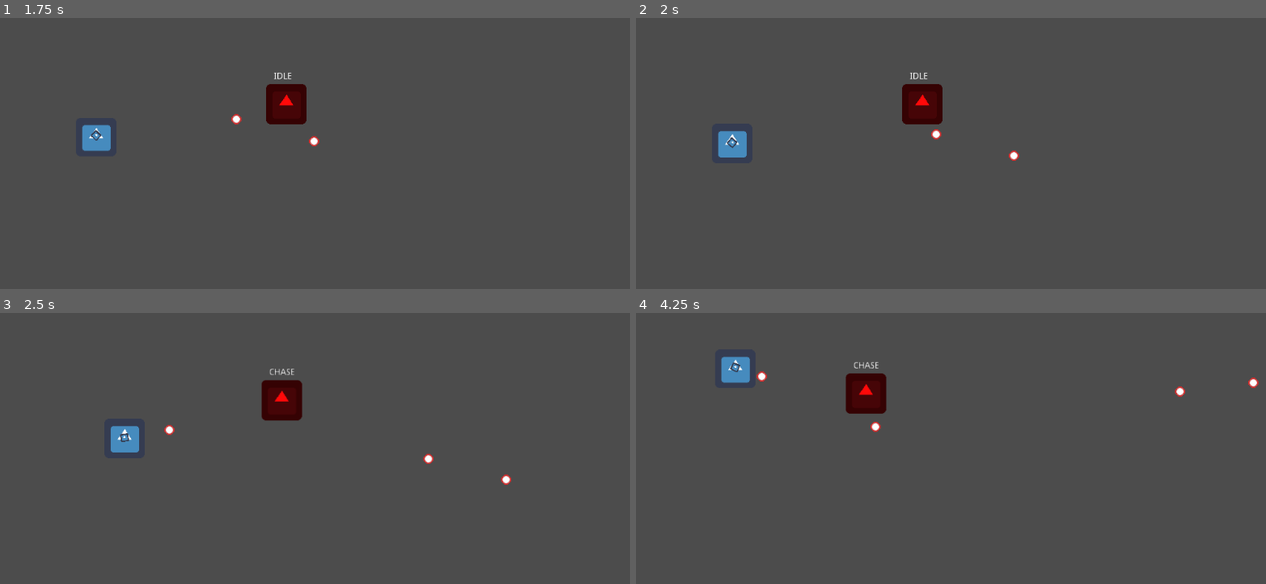
Above: before the commit, frames 1-4 (two rows, left to right).
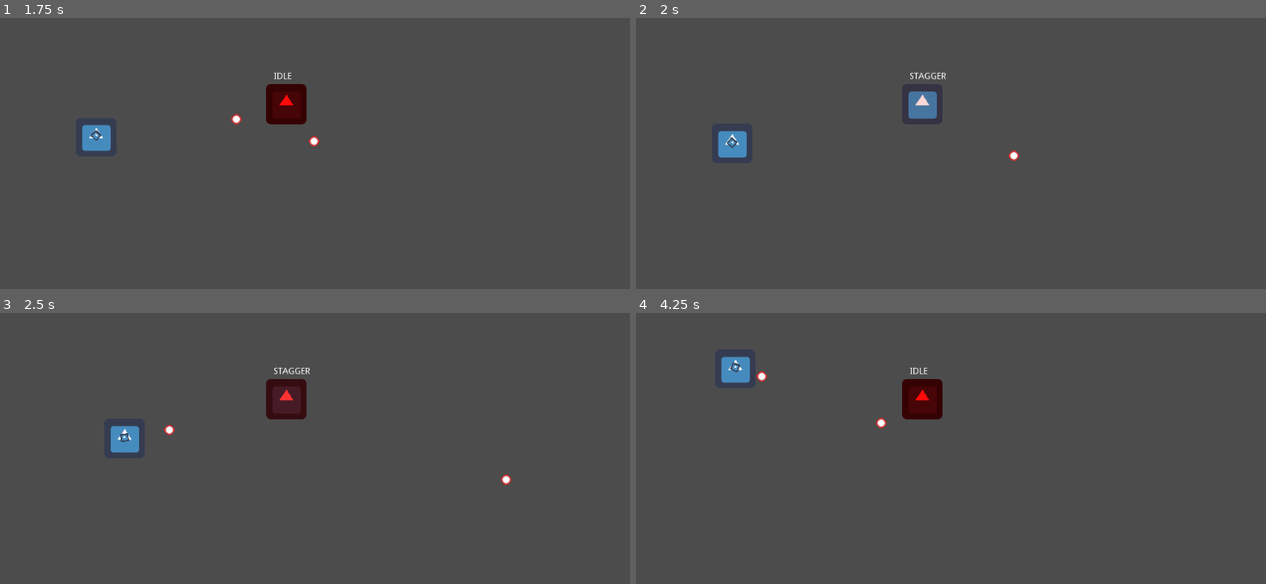
Above: after the commit, the same moments.

Repository: fralcalde/Game
Game: Godot game, scene res://Scenes/Test.tscn
Two runs of this game, one before a commit and one after it. Both use one fixed random seed, a clock stepped at 60 frames per second and the inputs below. The project has no main scene, so this scene is started directly. The engine's default icon, where the game draws it, is replaced by a stand-in: a white triangle on a blue panel in a dark square.
Inputs (mouse positions are in pixels of both pictures, inside the frame that each line leads up to):
- Up to frame 1 (1.75 s): tap Enter at 0.5 s; move the mouse to (447, 172) at 0.52 s; press the mouse at (447, 172) at 0.53 s; hold D (right) 0.53-1.28 s; move the mouse to (176, 210) at 1.27 s; release the mouse at (176, 210) at 1.28 s; hold S (down) from 1.28 s (still down); tap Space (dash) at 1.35 s
- Up to frame 2 (2 s): keep holding S (down)
- Up to frame 3 (2.5 s): move the mouse to (371, 405) at 2.02 s; release S (down) at 2.03 s; press the mouse at (371, 405) at 2.03 s; hold D (right) from 2.03 s (still down)
- Up to frame 4 (4.25 s): move the mouse to (913, 562) at 2.77 s; release D (right) at 2.78 s; release the mouse at (913, 562) at 2.78 s; hold W (up) 2.78-3.53 s; tap Space (dash) at 2.85 s; move the mouse to (1133, 543) at 3.52 s; press the mouse at (1133, 543) at 3.53 s; hold A (left) from 3.53 s (still down)

Frame 1 is identical in both runs. In frame 2, 1.1% of the frame differs, in the area x 42-50%, y 20-45%; in frame 3, 0.8%; in frame 4, 2.2%, in the area x 33-99%, y 18-45%.

Commit message:
Added collision and effect for projectiles

Diff:
--- a/Scenes/NPC/Zombie/Zombie.gd
+++ b/Scenes/NPC/Zombie/Zombie.gd
@@ -28,7 +28,13 @@
 		state_machine.travel("CHASE")
 
 
-
 func _on_DetectionArea_body_exited(body):
 	if body == enemy:
 		state_machine.travel("IDLE")
+
+
+func damage() -> void:
+	var current_state = state_machine.get_current_node()
+
+	if current_state != "ATTACK":
+		state_machine.travel("STAGGER")
--- a/Scenes/NPC/Zombie/Zombie.tscn
+++ b/Scenes/NPC/Zombie/Zombie.tscn
@@ -89,19 +89,47 @@
 "values": [ "IDLE" ]
 }
 
-[sub_resource type="AnimationNodeAnimation" id=5]
+[sub_resource type="Animation" id=5]
+resource_name = "STAGGER"
+tracks/0/type = "value"
+tracks/0/path = NodePath("Sprite:modulate")
+tracks/0/interp = 1
+tracks/0/loop_wrap = true
+tracks/0/imported = false
+tracks/0/enabled = true
+tracks/0/keys = {
+"times": PoolRealArray( 0, 0.1, 0.2, 0.3, 0.4, 0.5, 0.6, 0.7, 0.8, 0.9, 1 ),
+"transitions": PoolRealArray( 1, 1, 1, 1, 1, 1, 1, 1, 1, 1, 1 ),
+"update": 0,
+"values": [ Color( 1, 0.0392157, 0.0392157, 1 ), Color( 1, 1, 1, 1 ), Color( 1, 0.0392157, 0.0392157, 1 ), Color( 1, 1, 1, 1 ), Color( 1, 0.0392157, 0.0392157, 1 ), Color( 1, 1, 1, 1 ), Color( 1, 0.0392157, 0.0392157, 1 ), Color( 1, 1, 1, 1 ), Color( 1, 0.0392157, 0.0392157, 1 ), Color( 1, 1, 1, 1 ), Color( 1, 0.0392157, 0.0392157, 1 ) ]
+}
+tracks/1/type = "value"
+tracks/1/path = NodePath("State:text")
+tracks/1/interp = 1
+tracks/1/loop_wrap = true
+tracks/1/imported = false
+tracks/1/enabled = true
+tracks/1/keys = {
+"times": PoolRealArray( 0 ),
+"transitions": PoolRealArray( 1 ),
+"update": 1,
+"values": [ "STAGGER" ]
+}
+
+[sub_resource type="AnimationNodeAnimation" id=6]
 animation = "ATTACK"
 
-[sub_resource type="AnimationNodeAnimation" id=6]
+[sub_resource type="AnimationNodeAnimation" id=7]
 animation = "CHASE"
 
-[sub_resource type="AnimationNodeAnimation" id=7]
+[sub_resource type="AnimationNodeAnimation" id=8]
 animation = "DIE"
 
-[sub_resource type="AnimationNodeAnimation" id=8]
+[sub_resource type="AnimationNodeAnimation" id=9]
 animation = "IDLE"
 
-[sub_resource type="AnimationNodeStateMachineTransition" id=9]
+[sub_resource type="AnimationNodeAnimation" id=20]
+animation = "STAGGER"
 
 [sub_resource type="AnimationNodeStateMachineTransition" id=10]
 
@@ -112,32 +140,45 @@
 [sub_resource type="AnimationNodeStateMachineTransition" id=13]
 
 [sub_resource type="AnimationNodeStateMachineTransition" id=14]
+
+[sub_resource type="AnimationNodeStateMachineTransition" id=15]
 switch_mode = 2
 auto_advance = true
 
-[sub_resource type="AnimationNodeStateMachine" id=15]
-states/ATTACK/node = SubResource( 5 )
-states/ATTACK/position = Vector2( 427, 233 )
-states/CHASE/node = SubResource( 6 )
-states/CHASE/position = Vector2( 427, 109 )
-states/DIE/node = SubResource( 7 )
-states/DIE/position = Vector2( 237, -16 )
-states/IDLE/node = SubResource( 8 )
-states/IDLE/position = Vector2( 237, 109 )
-transitions = [ "IDLE", "CHASE", SubResource( 9 ), "CHASE", "IDLE", SubResource( 10 ), "IDLE", "DIE", SubResource( 11 ), "CHASE", "DIE", SubResource( 12 ), "CHASE", "ATTACK", SubResource( 13 ), "ATTACK", "IDLE", SubResource( 14 ) ]
+[sub_resource type="AnimationNodeStateMachineTransition" id=21]
+
+[sub_resource type="AnimationNodeStateMachineTransition" id=22]
+
+[sub_resource type="AnimationNodeStateMachineTransition" id=23]
+switch_mode = 2
+auto_advance = true
+
+[sub_resource type="AnimationNodeStateMachine" id=16]
+states/ATTACK/node = SubResource( 6 )
+states/ATTACK/position = Vector2( 461, 104 )
+states/CHASE/node = SubResource( 7 )
+states/CHASE/position = Vector2( 237, 104 )
+states/DIE/node = SubResource( 8 )
+states/DIE/position = Vector2( 461, -23 )
+states/IDLE/node = SubResource( 9 )
+states/IDLE/position = Vector2( 237, -23 )
+states/STAGGER/node = SubResource( 20 )
+states/STAGGER/position = Vector2( 43, -23 )
+transitions = [ "IDLE", "CHASE", SubResource( 10 ), "CHASE", "IDLE", SubResource( 11 ), "IDLE", "DIE", SubResource( 12 ), "CHASE", "DIE", SubResource( 13 ), "CHASE", "ATTACK", SubResource( 14 ), "ATTACK", "IDLE", SubResource( 15 ), "IDLE", "STAGGER", SubResource( 21 ), "CHASE", "STAGGER", SubResource( 22 ), "STAGGER", "IDLE", SubResource( 23 ) ]
 start_node = "IDLE"
 end_node = "DIE"
-graph_offset = Vector2( -15, -94 )
-
-[sub_resource type="AnimationNodeStateMachinePlayback" id=16]
-
-[sub_resource type="CircleShape2D" id=17]
+graph_offset = Vector2( -98, -143 )
+
+[sub_resource type="AnimationNodeStateMachinePlayback" id=17]
+
+[sub_resource type="CircleShape2D" id=18]
 radius = 30.7746
 
-[sub_resource type="CircleShape2D" id=18]
+[sub_resource type="CircleShape2D" id=19]
 radius = 250.11
 
 [node name="Zombie" type="KinematicBody2D"]
+collision_layer = 4
 script = ExtResource( 2 )
 
 [node name="Sprite" type="Sprite" parent="."]
@@ -149,12 +190,13 @@
 anims/CHASE = SubResource( 2 )
 anims/DIE = SubResource( 3 )
 anims/IDLE = SubResource( 4 )
+anims/STAGGER = SubResource( 5 )
 
 [node name="StateMachine" type="AnimationTree" parent="."]
-tree_root = SubResource( 15 )
+tree_root = SubResource( 16 )
 anim_player = NodePath("../AnimationPlayer")
 active = true
-parameters/playback = SubResource( 16 )
+parameters/playback = SubResource( 17 )
 
 [node name="State" type="Label" parent="."]
 margin_left = -20.1815
--- a/Scenes/Player/Player.gd
+++ b/Scenes/Player/Player.gd
@@ -67,3 +67,7 @@
 		velocity += get_movement_input() * dash_modifier
 		velocity = velocity.linear_interpolate(get_movement_input() * max_speed, 0.25)
 		velocity = move_and_slide(velocity)
+
+
+func damage():
+	print(self, " - Player hit!!")
--- a/Scenes/Projectile/Projectile.gd
+++ b/Scenes/Projectile/Projectile.gd
@@ -30,3 +30,15 @@
 func _physics_process(delta):
 	var velocity = _speed * _direction * delta * 50
 	velocity = move_and_slide(velocity)
+
+
+
+func _on_DamageArea_body_exited(body):
+	if body is Player:
+		remove_collision_exception_with(body)
+
+
+func _on_DamageArea_body_entered(body):
+	if not body in get_collision_exceptions() and body.has_method("damage"):
+		body.damage()
+		queue_free()
--- a/Scenes/Projectile/Projectile.tscn
+++ b/Scenes/Projectile/Projectile.tscn
@@ -1,12 +1,15 @@
-[gd_scene load_steps=3 format=2]
+[gd_scene load_steps=4 format=2]
 
 [ext_resource path="res://Scenes/Projectile/Projectile.gd" type="Script" id=1]
 
 [sub_resource type="CircleShape2D" id=1]
 
+[sub_resource type="CircleShape2D" id=2]
+radius = 12.0
+
 [node name="Projectile" type="KinematicBody2D"]
 collision_layer = 8
-collision_mask = 7
+collision_mask = 15
 script = ExtResource( 1 )
 
 [node name="Sprite" type="Sprite" parent="."]
@@ -18,4 +21,13 @@
 [node name="CollisionShape2D" type="CollisionShape2D" parent="."]
 shape = SubResource( 1 )
 
+[node name="DamageArea" type="Area2D" parent="."]
+collision_layer = 0
+collision_mask = 6
+
+[node name="CollisionShape2D" type="CollisionShape2D" parent="DamageArea"]
+shape = SubResource( 2 )
+
 [connection signal="timeout" from="LifeTime" to="." method="_on_LifeTime_timeout"]
+[connection signal="body_entered" from="DamageArea" to="." method="_on_DamageArea_body_entered"]
+[connection signal="body_exited" from="DamageArea" to="." method="_on_DamageArea_body_exited"]
--- a/Scenes/Projectile/ProjectileR.gd
+++ b/Scenes/Projectile/ProjectileR.gd
@@ -16,7 +16,6 @@
 	_texture = texture
 
 
-# Called when the node enters the scene tree for the first time.
 func _ready():
 	_sprite_node.texture = _texture
 	_life_time_node.start(_life_time)
@@ -28,6 +27,17 @@
 	queue_free()
 
 
-func _on_Area2D_body_exited(body):
+func _on_DamageArea_body_exited(body):
 	if body is Player:
 		remove_collision_exception_with(body)
+
+
+func _on_DamageArea_body_entered(body):
+	pass
+
+
+
+func _on_ProjectileR_body_entered(body):
+	if not body in get_collision_exceptions() and body.has_method("damage"):
+		body.damage()
+		queue_free()
--- a/Scenes/Projectile/ProjectileR.tscn
+++ b/Scenes/Projectile/ProjectileR.tscn
@@ -5,12 +5,14 @@
 [sub_resource type="CircleShape2D" id=1]
 
 [sub_resource type="CircleShape2D" id=2]
-radius = 12.5971
+radius = 12.0
 
 [node name="ProjectileR" type="RigidBody2D"]
 collision_layer = 8
-collision_mask = 11
+collision_mask = 15
 gravity_scale = 0.0
+contacts_reported = 1
+contact_monitor = true
 script = ExtResource( 1 )
 
 [node name="Sprite" type="Sprite" parent="."]
@@ -20,12 +22,14 @@
 [node name="CollisionShape2D" type="CollisionShape2D" parent="."]
 shape = SubResource( 1 )
 
-[node name="Area2D" type="Area2D" parent="."]
+[node name="DamageArea" type="Area2D" parent="."]
 collision_layer = 0
 collision_mask = 6
 
-[node name="CollisionShape2D" type="CollisionShape2D" parent="Area2D"]
+[node name="CollisionShape2D" type="CollisionShape2D" parent="DamageArea"]
 shape = SubResource( 2 )
 
+[connection signal="body_entered" from="." to="." method="_on_ProjectileR_body_entered"]
 [connection signal="timeout" from="LifeTime" to="." method="_on_LifeTime_timeout"]
-[connection signal="body_exited" from="Area2D" to="." method="_on_Area2D_body_exited"]
+[connection signal="body_entered" from="DamageArea" to="." method="_on_DamageArea_body_entered"]
+[connection signal="body_exited" from="DamageArea" to="." method="_on_DamageArea_body_exited"]
--- a/Scenes/WeaponItem/WI_ProjectileK.gd
+++ b/Scenes/WeaponItem/WI_ProjectileK.gd
@@ -22,6 +22,7 @@
 	new_projectile.position = get_parent().projectile_spawn.get_global_transform().origin
 	new_projectile.add_collision_exception_with(get_parent().get_parent())
 
+
 	get_node("/root").add_child(new_projectile)
 
 
Not shown: 2 places in Scenes/NPC/Zombie/Zombie.tscn that only renumber resources
